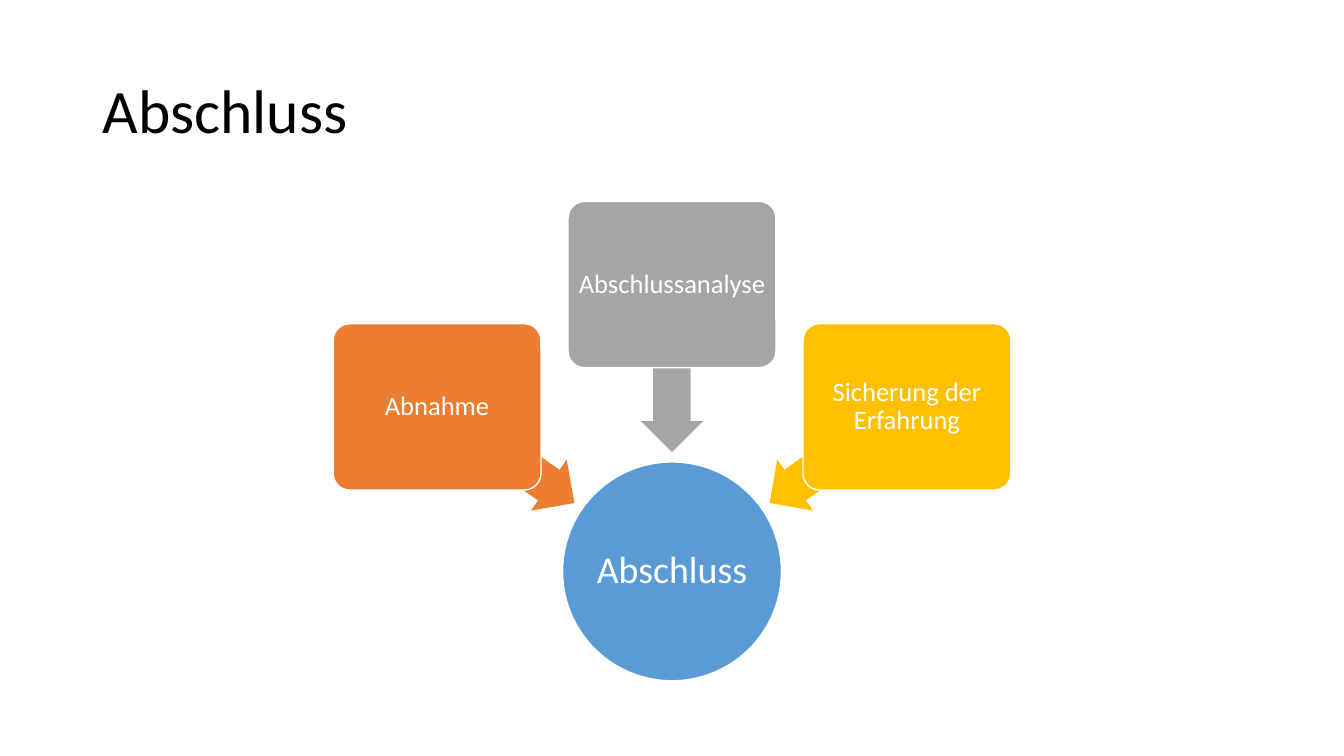
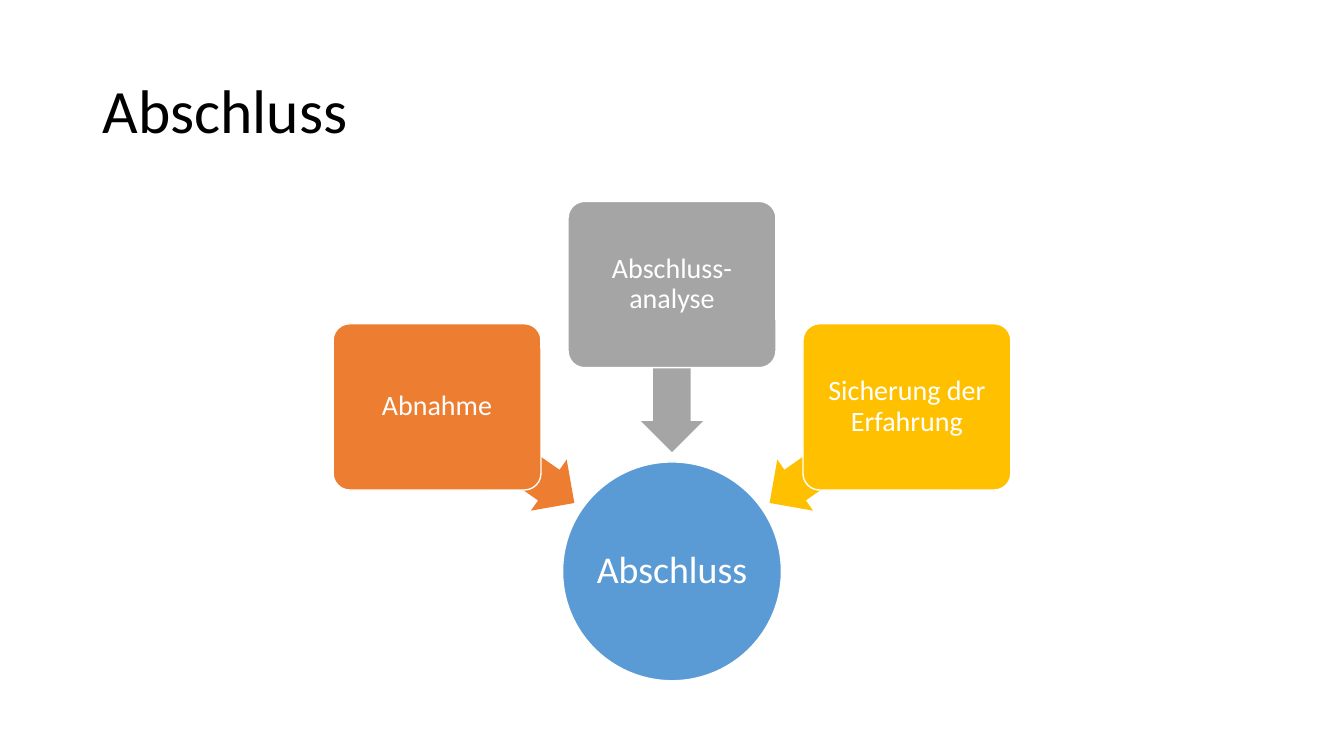
Before and after one commit to Masterarth/PM, a slide deck: slide 12 of documents/projectmanagement/Praesentationen/Vorstellung_Zwischenpräsentation.pptx. Drawn at 1344x756 pixels with LibreOffice and Linux fonts; fonts in the diff are those of the drawing. Boxes give left, top, right and bottom in pixels: in the first picture for what was removed or moved away, otherwise in the second. Text is boxed around its words. In the diff, an @@ line names an element or a change of style, - is before the commit and + after.

```diff
--- a/documents/projectmanagement/Praesentationen/Vorstellung_Zwischenpräsentation.pptx
+++ b/documents/projectmanagement/Praesentationen/Vorstellung_Zwischenpräsentation.pptx
@@ text at bbox=[612, 259, 732, 313]: text changed; size 19 to 20 pt @@
-Abschlussanalyse
+Abschluss-analyse
@@ text "Abnahme" at bbox=[382, 395, 492, 415]: size 19 to 20 pt @@
@@ text "Sicherung der Erfahrung" at bbox=[828, 380, 985, 436]: size 19 to 20 pt @@
```
Also in this commit, not shown: 4 other slides changed.
